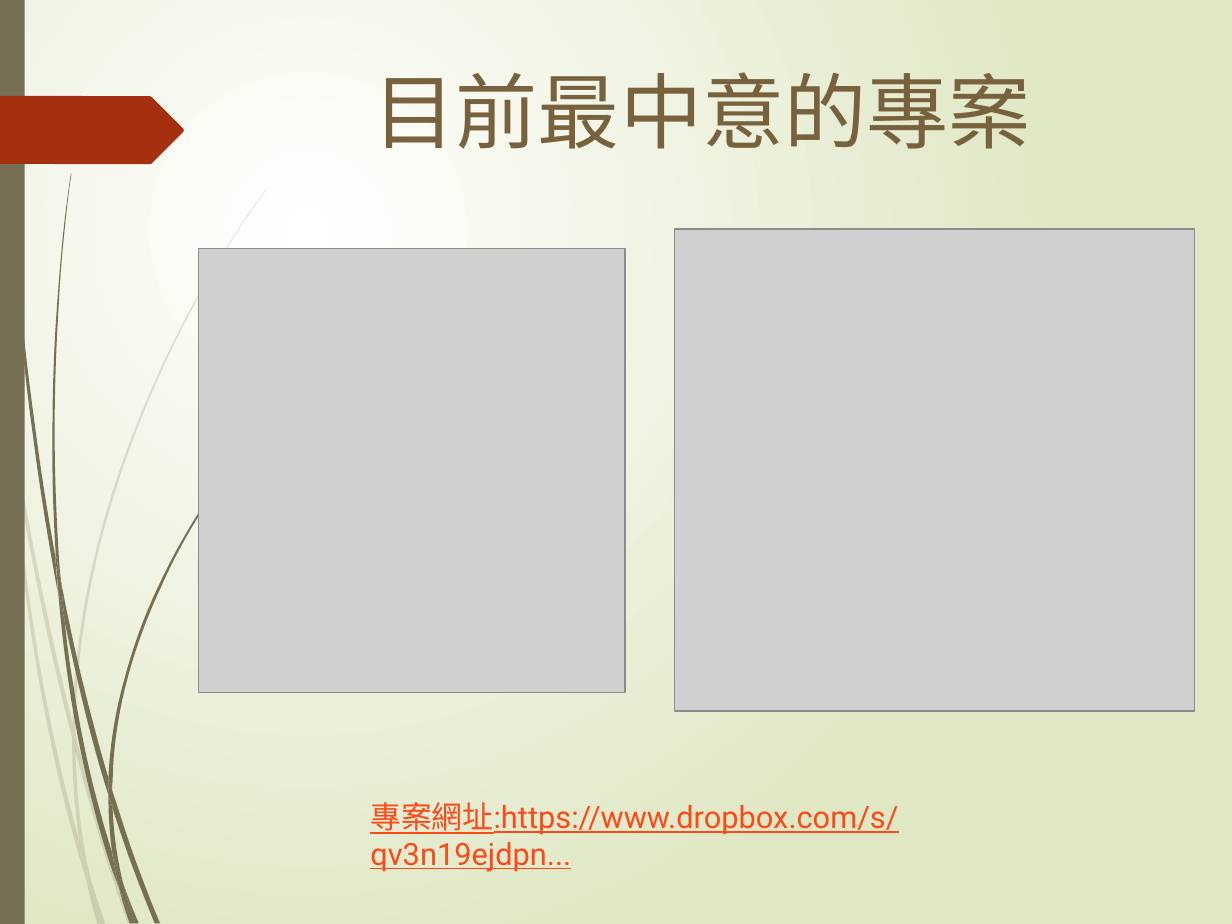
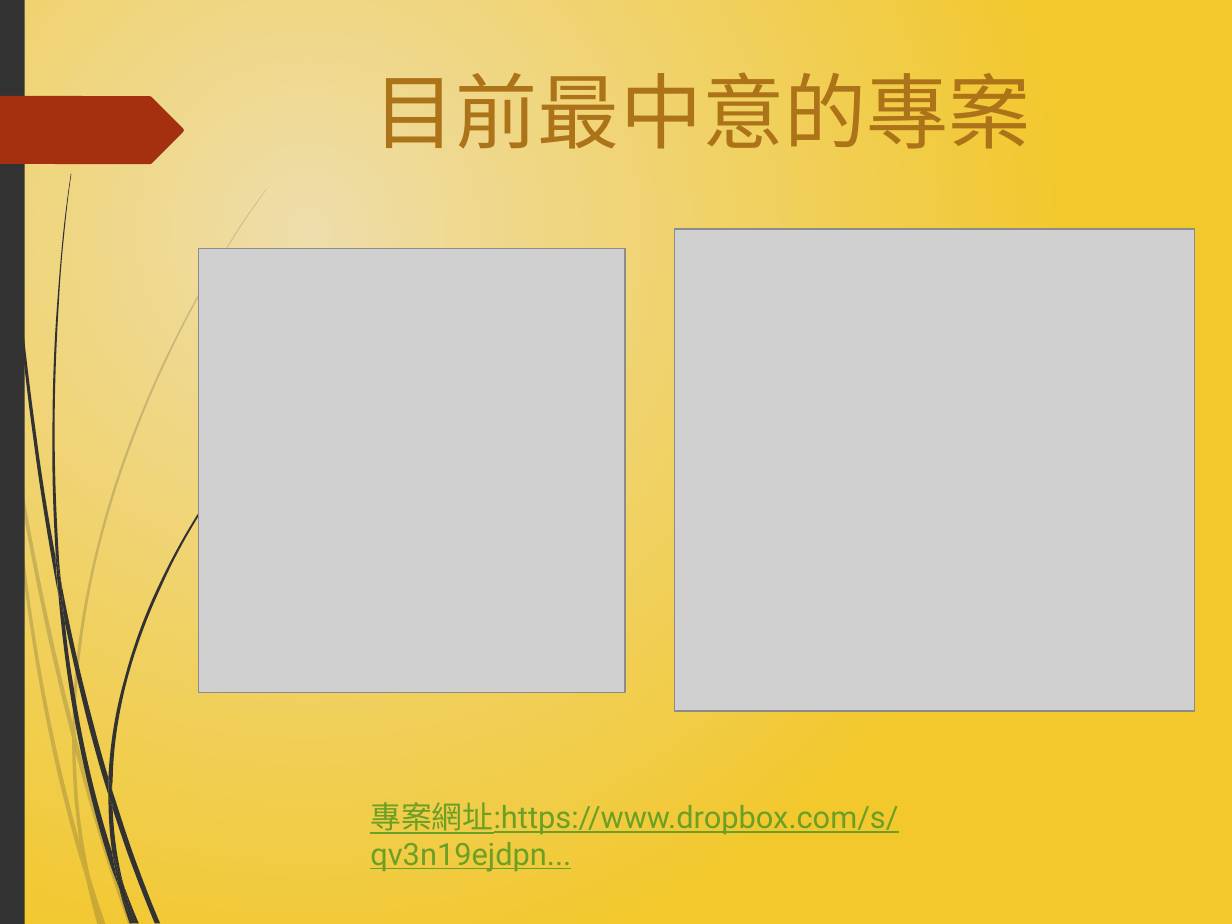
Before and after one commit to 4040E039/Musical, a slide deck: slide 4 of 專題製作報告.pptx. Drawn at 1232x924 pixels with LibreOffice and Linux fonts; fonts in the diff are those of the drawing; grey boxes stand for pictures. Boxes give left, top, right and bottom in pixels: in the first picture for what was removed or moved away, otherwise in the second. Text is boxed around its words. In the diff, an @@ line names an element or a change of style, - is before the commit and + after.

```diff
--- a/專題製作報告.pptx
+++ b/專題製作報告.pptx
@@ background gradient #FFFFFF to #DFE8C4 to gradient #EEDDAB to #F3C82D @@
@@ text "目前最中意的專案" at (x1=374, y1=58, x2=1031, y2=163): text colour #77623D to #AD7318 @@
@@ freeform shape at (x1=0, y1=96, x2=184, y2=165): fill #A53010 to #A5300F @@
@@ fill #766F54 to #323232 in 13 elements at (x1=2, y1=0, x2=58, y2=593), (x1=62, y1=582, x2=108, y2=795), (x1=112, y1=790, x2=160, y2=923), (x1=58, y1=588, x2=120, y2=890), (x1=123, y1=886, x2=138, y2=924), (x1=55, y1=553, x2=64, y2=622), (x1=108, y1=424, x2=266, y2=790), (x1=120, y1=890, x2=133, y2=924), (x1=108, y1=795, x2=123, y2=886), (x1=108, y1=777, x2=112, y2=808), (x1=112, y1=851, x2=136, y2=923), (x1=0, y1=0, x2=25, y2=924), (x1=52, y1=174, x2=71, y2=582) @@
@@ text "專案網址:https://www.dropbox.com/s/qv3n19ejdpn..." at (x1=370, y1=802, x2=898, y2=834): text colour #FB4A18 to #6B9F25 @@
@@ fill #766F54 at 20% opacity to #323232 at 20% opacity in 10 elements at (x1=0, y1=347, x2=10, y2=431), (x1=12, y1=425, x2=73, y2=738), (x1=75, y1=734, x2=132, y2=924), (x1=90, y1=876, x2=106, y2=924), (x1=10, y1=431, x2=86, y2=880), (x1=71, y1=738, x2=89, y2=876), (x1=73, y1=188, x2=267, y2=734), (x1=86, y1=880, x2=101, y2=924), (x1=71, y1=722, x2=75, y2=752), (x1=80, y1=841, x2=102, y2=924) @@
```
Also in this commit, not shown: 8 other slides changed, 1 slide added.
